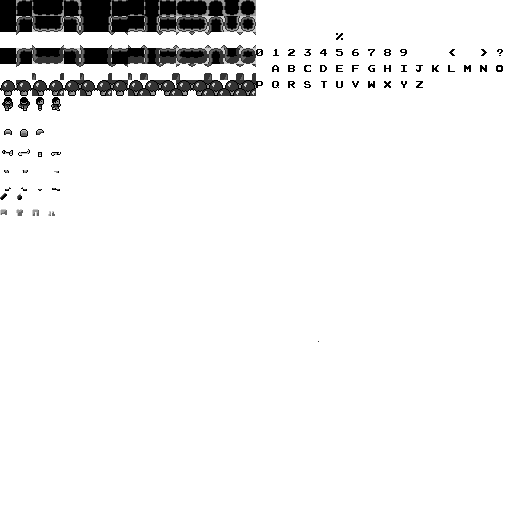
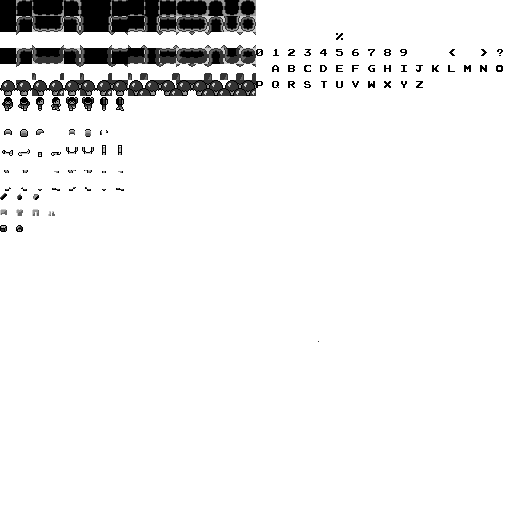
Comparing the layer stacks of the two (512, 512) images. Changes:
painted on "spritesheet.png" over (x1=0, y1=97, x2=124, y2=232)
